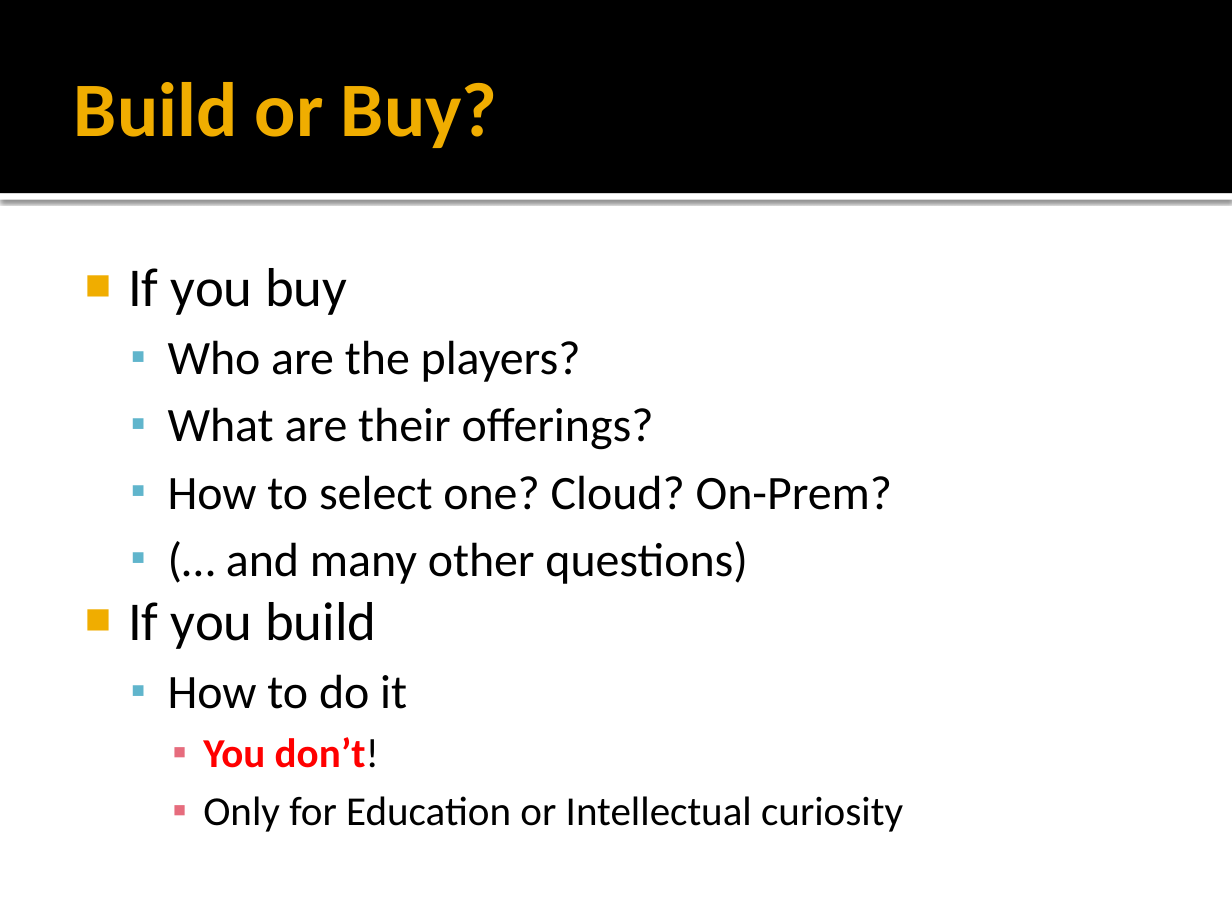
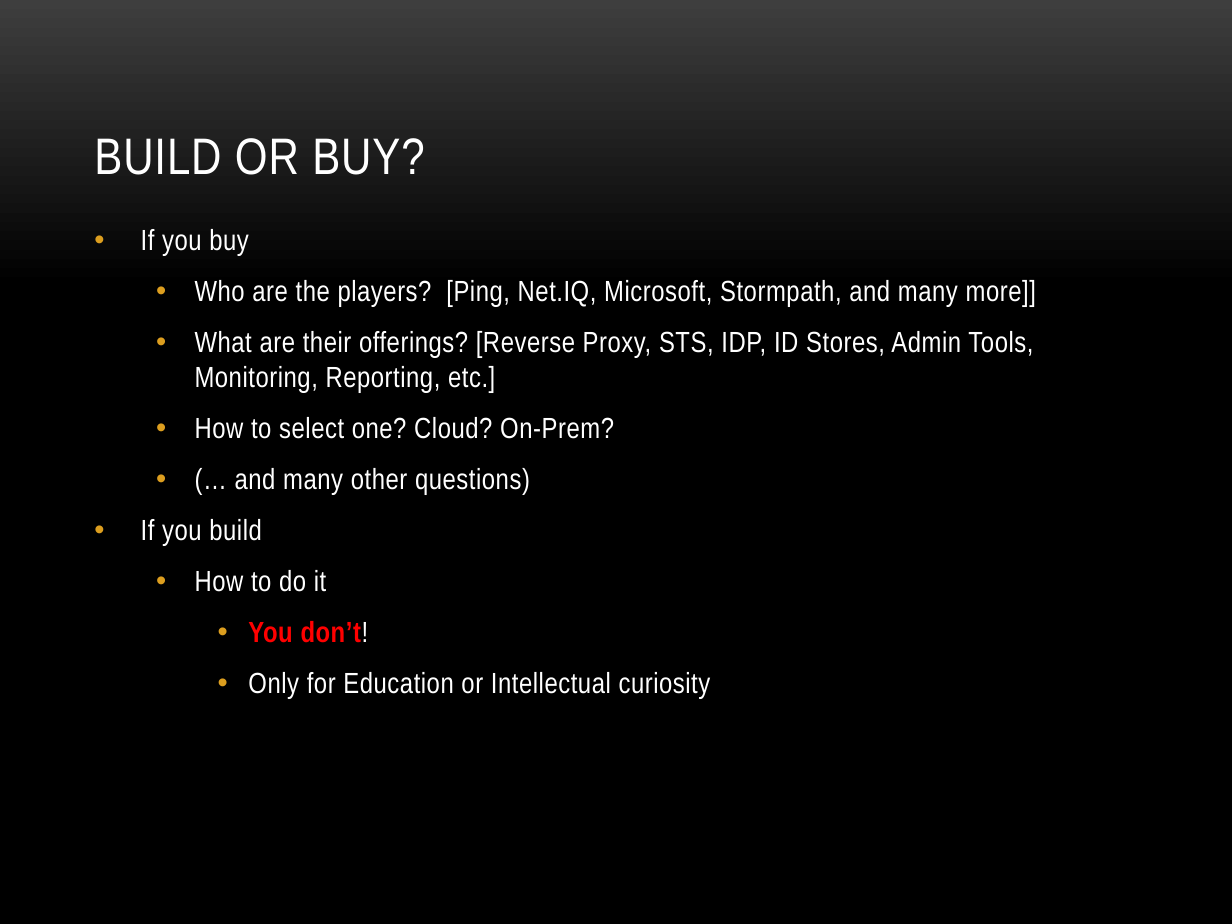
Before and after one commit to anibalvelarde/SSOExample, a slide deck: slide 6 of SSOPresentation/IAM_SSO.pptx (slide 5 before the commit). Drawn at 1232x924 pixels with LibreOffice and Linux fonts; fonts in the diff are those of the drawing; background and template pictures are left out. Boxes give left, top, right and bottom in pixels: in the first picture for what was removed or moved away, otherwise in the second. Text is boxed around its words. In the diff, an @@ line names an element or a change of style, - is before the commit and + after.

Commit message:
Final version
Final version

```diff
--- a/SSOPresentation/IAM_SSO.pptx
+++ b/SSOPresentation/IAM_SSO.pptx
@@ background #FFFFFF to picture (left out) @@
@@ rectangle removed at (x1=0, y1=0, x2=1232, y2=193) @@
@@ title "BUILD OR BUY?" at (x1=94, y1=138, x2=424, y2=175): vertical alignment middle to bottom @@
@@ title at (x1=94, y1=138, x2=424, y2=175): text changed; size 45 to 30 pt; font Calibri to Arial Narrow; text colour #F0AD00 to #FFFFFF; bold off @@
-Build or Buy?
+BUILD OR BUY?
@@ rectangle removed at (x1=0, y1=193, x2=1232, y2=200) @@
@@ text "If you buy" moved from (x1=128, y1=268, x2=903, y2=832) to (x1=141, y1=229, x2=1036, y2=699) @@
@@ text at (x1=141, y1=229, x2=711, y2=699): size 32 to 17 pt in "If you buy", "If you build"; font Calibri to Arial Narrow, text colour #000000 to #FFFFFF, letter spacing 0 to 0.3 pt in "If you buy", "How to select one? Cloud? On-Prem?", "(… and many other questions)", "If you build" and 3 more places; size 28 to 17 pt in "How to select one? Cloud? On-Prem?", "(… and many other questions)", "How to do it"; size 24 to 17 pt in "You don’t!", "Only for Education or Intellectual curiosity"; bullet ■ to •; more space between paragraphs; bullet colour #F0AD00 to #DC9E1F; bullet ▪ to •; bullet colour #60B5CC to #DC9E1F; bullet colour #E66C7D to #DC9E1F @@
@@ text at (x1=195, y1=280, x2=1036, y2=393): text changed; size 28 to 17 pt; font Calibri to Arial Narrow; text colour #000000 to #FFFFFF @@
-  ▪ Who are the players?
-  ▪ What are their offerings?
+  • Who are the players? [Ping, Net.IQ, Microsoft, Stormpath, and many more]]
+  • What are their offerings? [Reverse Proxy, STS, IDP, ID Stores, Admin Tools, Monitoring, Reporting, etc.]
```
Also in this commit, not shown: 15 other slides changed, 7 slides added, 4 slides removed.
